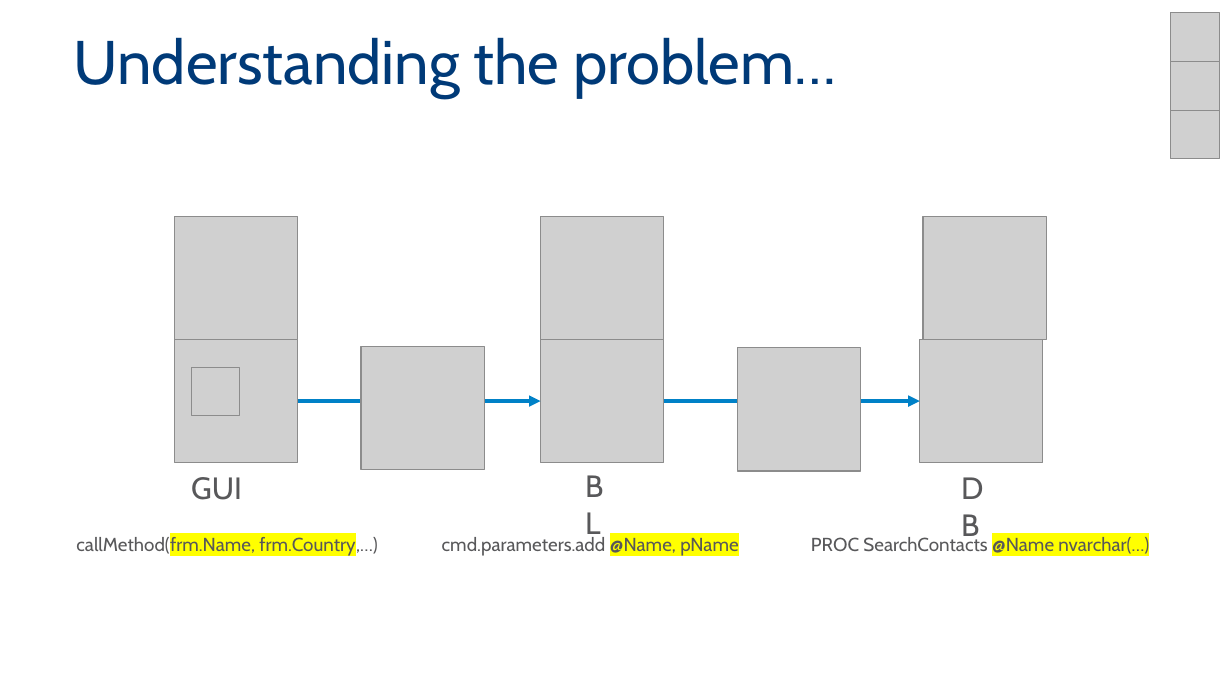
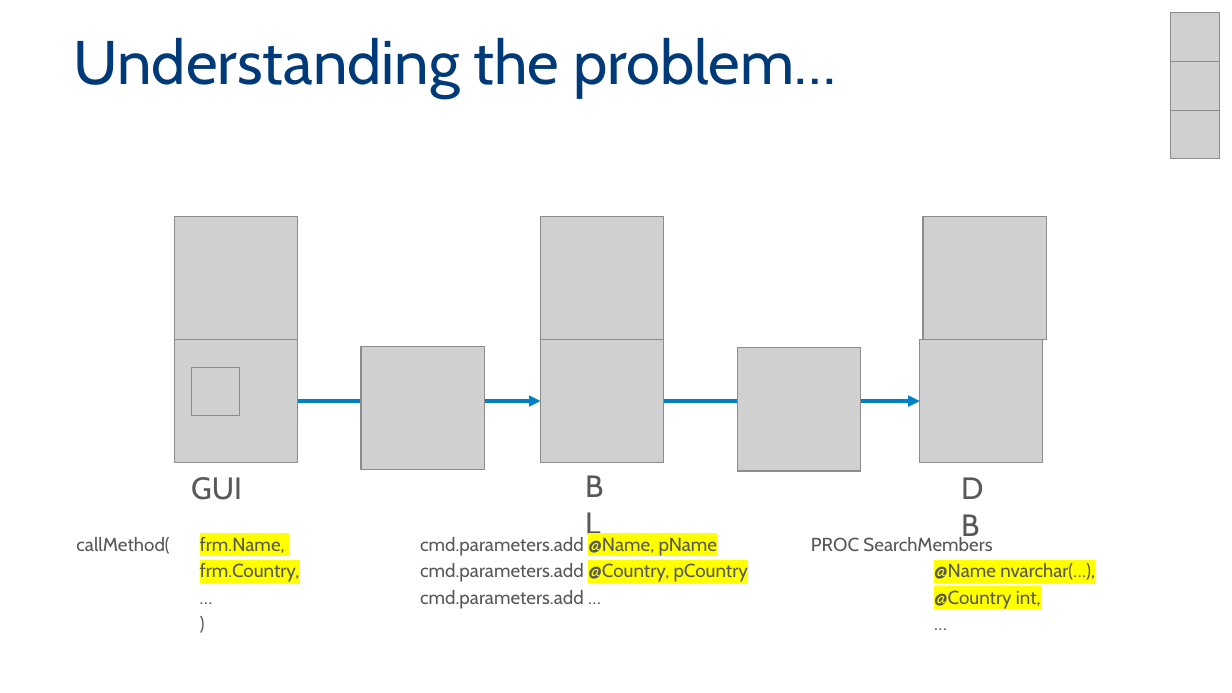
Before and after one commit to MadeiraData/DynamicFilters, a slide deck: slide 15 of DynamicFilters2.pptx. Drawn at 1232x693 pixels with LibreOffice and Linux fonts; fonts in the diff are those of the drawing; grey boxes stand for pictures; background and template pictures are left out. Boxes give left, top, right and bottom in pixels: in the first picture for what was removed or moved away, otherwise in the second. Text is boxed around its words. In the diff, an @@ line names an element or a change of style, - is before the commit and + after.

Commit message:
updated presentation

```diff
--- a/DynamicFilters2.pptx
+++ b/DynamicFilters2.pptx
@@ text at [76,537,300,582]: text changed @@
-callMethod(frm.Name, frm.Country,…)
+callMethod( frm.Name,
+frm.Country,
+…
+)
@@ text "cmd.parameters.add @Name, pName": place and size @@
-text "cmd.parameters.add @Name, pName" at [442,537,738,556]
+text "cmd.parameters.add @Name, pName" at [420,537,748,609]
@@ text at [811,535,1095,609]: text changed @@
-PROC SearchContacts @Name nvarchar(…)
+PROC SearchMembers
+@Name nvarchar(…),
+@Country int,
+…
@@ text at [420,563,748,609]: paragraphs added @@
+cmd.parameters.add @Country, pCountry
+cmd.parameters.add …
```
Also in this commit, not shown: 6 other slides changed.
